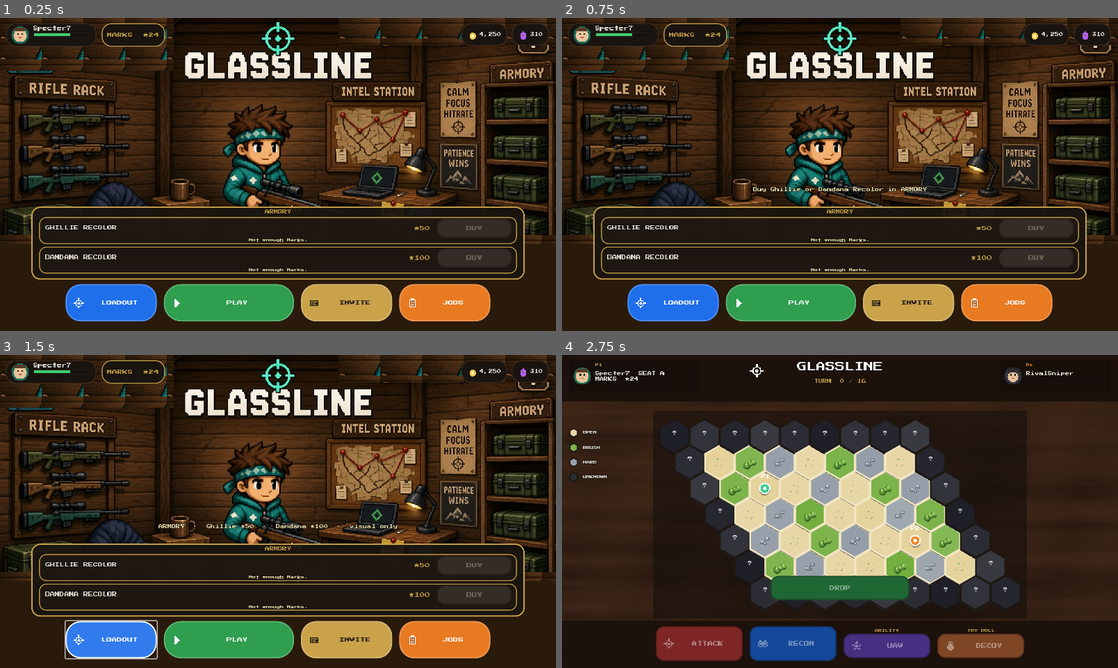
Above: before the commit, frames 1-4 (two rows, left to right).
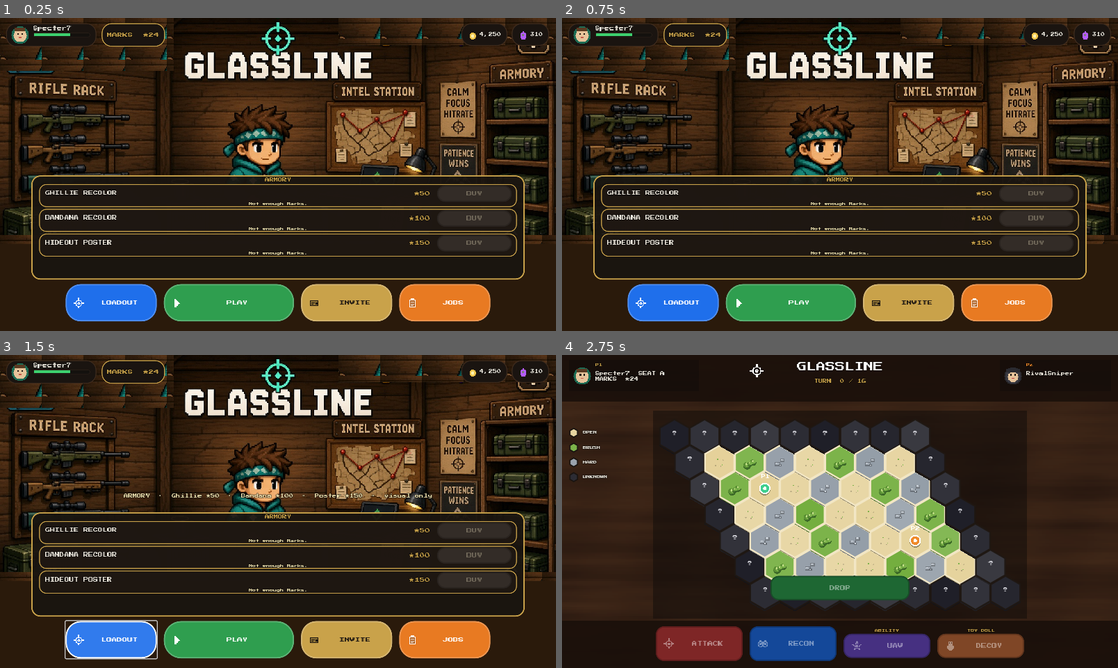
Above: after the commit, the same moments.

Repository: physikal/glassline-godot
Game: Godot game, scene res://scenes/lobby/hideout_lobby.tscn
Same seed, same stepped clock (60 frames per second), same inputs: the game is played once before the commit and once after it.
Inputs (mouse positions are in pixels of both pictures, inside the frame that each line leads up to):
- Up to frame 1 (0.25 s): no input
- Up to frame 2 (0.75 s): click (840, 177) at 0.5 s
- Up to frame 3 (1.5 s): click "LOADOUT" at 1.25 s
- Up to frame 4 (2.75 s): click "PLAY" at 2 s

The runs differ from the first frame. In frame 1, 9.1% of the frame differs, in the area x 5-95%, y 50-82%; in frame 2, 9.2%; in frame 3, 9.6%, in the area x 5-95%, y 44-82%; in frame 4, nothing differs.

Commit message:
Third Marks sink: HIDEOUT POSTER ★150 on ARMORY and hideout wall
Add decor_poster_stub to the shop catalog and render three ARMORY rows from GET /shop. Buy still uses clientBuyId + snapshot Marks bind; 402 stays in the row. Owned poster hangs chunky toy-spy wall art with zero combat delta.

Co-authored-by: physikal <physikal@users.noreply.github.com>

Diff:
--- a/autoload/client_session.gd
+++ b/autoload/client_session.gd
@@ -33,6 +33,7 @@
 var lobby_seat: String = ""
 var ghillie: bool = false
 var bandana: bool = false
+var poster: bool = false
 ## Cosmetic display cache from shop snapshot. Visual only — no combat.
 var owned_cosmetics: Array = []
 var equipped_cosmetic: String = ""
@@ -145,6 +146,8 @@
 func _sync_cosmetic_flags() -> void:
 	ghillie = is_equipped(Contract.SHOP_STUB_ITEM_ID)
 	bandana = is_equipped(Contract.SHOP_BANDANA_ITEM_ID)
+	## Wall art: owned is enough (buy auto-equips). Suit swap does not take it down.
+	poster = owns_cosmetic(Contract.SHOP_POSTER_ITEM_ID)
 
 
 func apply_snapshot(snap: Dictionary) -> void:
--- a/autoload/match_api.gd
+++ b/autoload/match_api.gd
@@ -56,7 +56,7 @@
 	if using_live():
 		var body: Dictionary = LiveMatchClient.get_shop()
 		if _shop_live_missing(body):
-			## LIVE /shop missing — keep both stub rows visible; buy still posts LIVE.
+			## LIVE /shop missing — keep catalog stub rows visible; buy still posts LIVE.
 			body = Contract.shop_catalog_stub(ClientSession.marks)
 		else:
 			body = Contract.merge_live_shop_catalog(body)
--- a/scenes/lobby/hideout_lobby.gd
+++ b/scenes/lobby/hideout_lobby.gd
@@ -23,8 +23,10 @@
 var _lobby_poll: float = 0.0
 var _lobby_waiting: bool = false
 var _shop_row: PanelContainer
+var _shop_col: VBoxContainer
 var _shop_lines: Dictionary = {}
 var _bandana_wash: ColorRect
+var _poster: TextureRect
 var _buying_id: String = ""
 
 
@@ -59,6 +61,18 @@
 		DisplayServer.window_set_mode(DisplayServer.WINDOW_MODE_WINDOWED)
 		DisplayServer.window_set_size(Vector2i(1280, 720))
 		await _capture_armory_bandana_buy()
+	elif "--capture-armory-three-row" in args:
+		DisplayServer.window_set_mode(DisplayServer.WINDOW_MODE_WINDOWED)
+		DisplayServer.window_set_size(Vector2i(1280, 720))
+		await _capture_named("res://artifacts/ux/armory_three_row.png", "S35_ARMORY_THREE_ROW")
+	elif "--capture-armory-poster-buy" in args:
+		DisplayServer.window_set_mode(DisplayServer.WINDOW_MODE_WINDOWED)
+		DisplayServer.window_set_size(Vector2i(1280, 720))
+		await _capture_armory_poster_buy()
+	elif "--capture-hideout-poster" in args:
+		DisplayServer.window_set_mode(DisplayServer.WINDOW_MODE_WINDOWED)
+		DisplayServer.window_set_size(Vector2i(1280, 720))
+		await _capture_hideout_poster()
 	elif "--capture-equip-hideout" in args:
 		DisplayServer.window_set_mode(DisplayServer.WINDOW_MODE_WINDOWED)
 		DisplayServer.window_set_size(Vector2i(1280, 720))
@@ -177,6 +191,36 @@
 	await _capture_named("res://artifacts/ux/armory_bandana_post_buy.png", "S25_ARMORY_BANDANA_BUY")
 
 
+func _capture_armory_poster_buy() -> void:
+	## Mock ledger only — seed enough Marks, bind poster buy snapshot (never marks -=).
+	if not ClientSession.use_live_api():
+		MockMatchServer.reset_wallet(200)
+	_bind_wallet()
+	_bind_shop()
+	_refresh_marks()
+	_refresh_shop()
+	await get_tree().process_frame
+	_on_shop_primary(Contract.SHOP_POSTER_ITEM_ID)
+	await get_tree().process_frame
+	await get_tree().process_frame
+	await _capture_named("res://artifacts/ux/armory_poster_post_buy.png", "S35_ARMORY_POSTER_BUY")
+
+
+func _capture_hideout_poster() -> void:
+	## S3.4: owned + auto-equip poster on the hideout wall. Marks from snapshot only.
+	if not ClientSession.use_live_api():
+		MockMatchServer.reset_wallet(200)
+	_bind_wallet()
+	_bind_shop()
+	_refresh_marks()
+	_refresh_shop()
+	await get_tree().process_frame
+	_on_shop_primary(Contract.SHOP_POSTER_ITEM_ID)
+	await get_tree().process_frame
+	await get_tree().process_frame
+	await _capture_named("res://artifacts/ux/hideout_poster_equipped.png", "S34_HIDEOUT_POSTER")
+
+
 func _capture_equip_hideout() -> void:
 	## E6: OWNED ghillie shows EQUIPPED + hideout plate. Marks from snapshot only.
 	if not ClientSession.use_live_api():
@@ -285,6 +329,21 @@
 	_bandana_wash.visible = false
 	add_child(_bandana_wash)
 
+	## Toy-spy hideout poster — on the wall beside the operative, above ARMORY.
+	_poster = TextureRect.new()
+	_poster.texture = Chrome.make_hideout_poster(72, 92)
+	_poster.texture_filter = CanvasItem.TEXTURE_FILTER_NEAREST
+	_poster.expand_mode = TextureRect.EXPAND_IGNORE_SIZE
+	_poster.stretch_mode = TextureRect.STRETCH_SCALE
+	_poster.set_anchors_preset(PRESET_CENTER)
+	_poster.offset_left = -430
+	_poster.offset_right = -250
+	_poster.offset_top = -210
+	_poster.offset_bottom = 20
+	_poster.mouse_filter = Control.MOUSE_FILTER_IGNORE
+	_poster.visible = false
+	add_child(_poster)
+
 	var dock_cover := ColorRect.new()
 	dock_cover.color = Color("7a4e2c")
 	dock_cover.set_anchors_and_offsets_preset(PRESET_BOTTOM_WIDE)
@@ -357,8 +416,8 @@
 
 	_toast = Label.new()
 	_toast.set_anchors_preset(PRESET_BOTTOM_WIDE)
-	_toast.offset_top = -330
-	_toast.offset_bottom = -294
+	_toast.offset_top = -400
+	_toast.offset_bottom = -364
 	_toast.offset_left = 80
 	_toast.offset_right = -80
 	_toast.horizontal_alignment = HORIZONTAL_ALIGNMENT_CENTER
@@ -457,34 +516,34 @@
 
 
 func _build_shop_row() -> void:
-	## Hideout ARMORY — two chrome-only rows (ghillie ★50 + bandana ★100). No IAP / combat.
+	## Hideout ARMORY — catalog rows (ghillie ★50 / bandana ★100 / poster ★150). No IAP / combat.
 	_shop_row = PanelContainer.new()
 	_shop_row.set_anchors_preset(PRESET_BOTTOM_WIDE)
 	_shop_row.offset_left = 72
 	_shop_row.offset_right = -72
-	_shop_row.offset_top = -286
+	_shop_row.offset_top = -358
 	_shop_row.offset_bottom = -118
 	var box := Chrome.flat(Color(0.10, 0.08, 0.06, 0.94), 20, Chrome.HIGH_GOLD, 3)
 	box.content_margin_left = 18
 	box.content_margin_right = 18
-	box.content_margin_top = 8
-	box.content_margin_bottom = 8
+	box.content_margin_top = 6
+	box.content_margin_bottom = 6
 	_shop_row.add_theme_stylebox_override("panel", box)
 	add_child(_shop_row)
 
-	var col := VBoxContainer.new()
-	col.add_theme_constant_override("separation", 6)
-	_shop_row.add_child(col)
+	_shop_col = VBoxContainer.new()
+	_shop_col.add_theme_constant_override("separation", 4)
+	_shop_row.add_child(_shop_col)
 
 	var kicker := Label.new()
 	kicker.text = "ARMORY"
 	kicker.horizontal_alignment = HORIZONTAL_ALIGNMENT_CENTER
 	Chrome.apply_label(kicker, 10, Chrome.HIGH_GOLD, true)
-	col.add_child(kicker)
+	_shop_col.add_child(kicker)
 
 	for item in Contract.shop_catalog_items():
 		if item is Dictionary:
-			col.add_child(_make_shop_line(item))
+			_shop_col.add_child(_make_shop_line(item))
 
 
 func _make_shop_line(item: Dictionary) -> PanelContainer:
@@ -493,12 +552,12 @@
 	var box := Chrome.flat(Color(0.12, 0.09, 0.07, 0.94), 16, Chrome.HIGH_GOLD, 2)
 	box.content_margin_left = 14
 	box.content_margin_right = 12
-	box.content_margin_top = 4
-	box.content_margin_bottom = 4
+	box.content_margin_top = 3
+	box.content_margin_bottom = 3
 	row.add_theme_stylebox_override("panel", box)
 
 	var col := VBoxContainer.new()
-	col.add_theme_constant_override("separation", 2)
+	col.add_theme_constant_override("separation", 1)
 	row.add_child(col)
 
 	var line := HBoxContainer.new()
@@ -519,7 +578,7 @@
 	Chrome.apply_label(price_lbl, 12, Chrome.HIGH_GOLD, true)
 	line.add_child(price_lbl)
 
-	var btn := Chrome.chunk_button("BUY", Chrome.LOADOUT_BLUE, Color.WHITE, Vector2(172, 44))
+	var btn := Chrome.chunk_button("BUY", Chrome.LOADOUT_BLUE, Color.WHITE, Vector2(172, 38))
 	btn.pressed.connect(func() -> void: _on_shop_primary(item_id))
 	line.add_child(btn)
 
@@ -784,6 +843,8 @@
 	_bg.texture = _plate_without_baked_chrome(src)
 	if _bandana_wash:
 		_bandana_wash.visible = ClientSession.bandana and not ClientSession.ghillie
+	if _poster:
+		_poster.visible = ClientSession.poster
 
 
 func _plate_without_baked_chrome(src: Texture2D) -> Texture2D:
@@ -825,17 +886,19 @@
 func _focus_shop() -> void:
 	if _shop_row:
 		_shop_row.visible = true
-	_toast_msg("ARMORY  ·  Ghillie ★%d  ·  Bandana ★%d  ·  visual only" % [
+	_toast_msg("ARMORY  ·  Ghillie ★%d  ·  Bandana ★%d  ·  Poster ★%d  ·  visual only" % [
 		Contract.SHOP_STUB_PRICE,
 		Contract.SHOP_BANDANA_PRICE,
+		Contract.SHOP_POSTER_PRICE,
 	])
 
 
 func _refresh_shop() -> void:
-	if _shop_lines.is_empty():
-		return
 	## LIVE and mock both go through MatchAPI.get_shop / buy_shop.
 	var bag = Shop.from_any(MatchAPI.get_shop())
+	_ensure_shop_lines(bag.items)
+	if _shop_lines.is_empty():
+		return
 	for item_id in _shop_lines.keys():
 		var widgets: Dictionary = _shop_lines[item_id]
 		var name_lbl: Label = widgets.get("name")
@@ -865,6 +928,22 @@
 		if status:
 			status.text = Shop.row_status_text(owned, can_buy, equipped)
 	_refresh_bg()
+
+
+func _ensure_shop_lines(items: Array) -> void:
+	## Render catalog rows from GET /shop (or mock stub). Do not hardcode a two-row cap.
+	var source: Array = items
+	if source.is_empty():
+		source = Contract.shop_catalog_items()
+	if _shop_col == null:
+		return
+	for entry in source:
+		if not (entry is Dictionary):
+			continue
+		var item_id := str(entry.get("id", entry.get("itemId", "")))
+		if item_id == "" or _shop_lines.has(item_id):
+			continue
+		_shop_col.add_child(_make_shop_line(entry))
 
 
 func _on_shop_primary(item_id: String) -> void:
@@ -944,10 +1023,10 @@
 	for item in Contract.shop_catalog_items():
 		if item is Dictionary:
 			var sid := str(item.get("id", ""))
-			if sid != "" and ClientSession.owns_cosmetic(sid):
+			if sid != "" and Contract.is_suit_chrome(sid) and ClientSession.owns_cosmetic(sid):
 				owned.append(sid)
 	if owned.is_empty():
-		_toast_msg("Buy Ghillie or Bandana Recolor in ARMORY")
+		_toast_msg("Buy Ghillie, Bandana, or Hideout Poster in ARMORY")
 		return
 	var cycle: Array = [""]
 	cycle.append_array(owned)
--- a/scripts/chrome.gd
+++ b/scripts/chrome.gd
@@ -20,6 +20,11 @@
 const HIGH_GOLD := Color("c9a24a")
 ## Bandana recolor wash — toy chrome tint, not a new plate / mil-sim art.
 const BANDANA_WASH := Color(0.76, 0.32, 0.20, 0.24)
+## Hideout poster frame — chunky toy-spy wall art, not an ops board.
+const POSTER_PAPER := Color("f3e6c8")
+const POSTER_INK := Color("3a2a1c")
+const POSTER_TEAL := Color("2f8f78")
+const POSTER_STAR := Color("e8b84a")
 const COIN_GOLD := Color("f0c44a")
 const GEM_PURPLE := Color("b45cff")
 const XP_GREEN := Color("3dcf6e")
@@ -224,6 +229,46 @@
 	return ImageTexture.create_from_image(img)
 
 
+static func make_hideout_poster(width: int = 72, height: int = 92) -> Texture2D:
+	## Chunky toy-spy wall poster. Gold frame + cream paper. No maps / pins / ops board.
+	var img := Image.create(width, height, false, Image.FORMAT_RGBA8)
+	img.fill(Color(0, 0, 0, 0))
+	var wood := Color("4a2e1c")
+	var gold := HIGH_GOLD
+	var paper := POSTER_PAPER
+	var ink := POSTER_INK
+	_fill_rect(img, 0, 0, width, height, wood)
+	_fill_rect(img, 2, 2, width - 4, height - 4, gold)
+	_fill_rect(img, 5, 5, width - 10, height - 10, paper)
+	## Corner tape — hideout pin-up, not a briefing board.
+	var tape := Color("e8d08a")
+	_fill_rect(img, 4, 4, 8, 4, tape)
+	_fill_rect(img, width - 12, 4, 8, 4, tape)
+	_fill_rect(img, 4, height - 8, 8, 4, tape)
+	_fill_rect(img, width - 12, height - 8, 8, 4, tape)
+	var cx := width / 2
+	## Gold star badge
+	_fill_circle(img, cx, 18, 6, POSTER_STAR)
+	_fill_circle(img, cx, 18, 3, Color("fff3b0"))
+	## Toy spy head + goggles (cozy, not mil-sim)
+	_fill_circle(img, cx, 40, 12, Color("e6c39a"))
+	_fill_rect(img, cx - 11, 28, 22, 7, POSTER_TEAL)
+	_fill_rect(img, cx - 10, 36, 8, 6, ink)
+	_fill_rect(img, cx + 2, 36, 8, 6, ink)
+	_fill_rect(img, cx - 8, 38, 4, 3, Color("8fd4c4"))
+	_fill_rect(img, cx + 4, 38, 4, 3, Color("8fd4c4"))
+	_fill_rect(img, cx - 2, 38, 4, 2, ink)
+	_fill_rect(img, cx - 4, 46, 8, 2, Color("c45a4a"))
+	## Teal hoodie hint
+	_fill_rect(img, cx - 13, 52, 26, 16, POSTER_TEAL)
+	_fill_rect(img, cx - 5, 54, 10, 8, Color("e6c39a"))
+	## Little binoculars doodle — toy spy, not a range card.
+	_stroke_circle(img, cx - 8, height - 18, 5, ink)
+	_stroke_circle(img, cx + 8, height - 18, 5, ink)
+	_fill_rect(img, cx - 4, height - 20, 8, 3, ink)
+	return ImageTexture.create_from_image(img)
+
+
 static func hex_swatch(fill: Color, px: int = 22) -> Control:
 	var dot := _HexSwatch.new()
 	dot.fill = fill
--- a/tools/headless_loop_test.gd
+++ b/tools/headless_loop_test.gd
@@ -137,6 +137,7 @@
 	_shop_case(failed)
 	_live_shop_shape_case(failed)
 	_shop_sink2_case(failed)
+	_shop_sink3_case(failed)
 	_equip_chrome_case(failed)
 	_player_persist_case(failed)
 	_first_hunt_coach_case(failed)
@@ -990,6 +991,8 @@
 	_expect(failed, listed.price() == 50, "S1 catalog price is 50 not 40")
 	_expect(failed, listed.has_item(Contract.SHOP_BANDANA_ITEM_ID), "S1 catalog includes bandana")
 	_expect(failed, listed.price_of(Contract.SHOP_BANDANA_ITEM_ID) == Contract.SHOP_BANDANA_PRICE, "S1 bandana ★100")
+	_expect(failed, listed.has_item(Contract.SHOP_POSTER_ITEM_ID), "S1 catalog includes poster")
+	_expect(failed, listed.price_of(Contract.SHOP_POSTER_ITEM_ID) == Contract.SHOP_POSTER_PRICE, "S1 poster ★150")
 	_expect(failed, listed.balance() == Contract.MOCK_WALLET_STUB, "S1 you.marks stub 24")
 	_expect(failed, not listed.owns_stub(), "S1 not owned yet")
 	_expect(failed, not listed.can_afford(), "S3 ★24 cannot afford ★50")
@@ -1123,7 +1126,8 @@
 		],
 	}))
 	_expect(failed, live_two.name_of(Contract.SHOP_BANDANA_ITEM_ID) == "Bandana Skin (stub)", "prefer LIVE bandana name")
-	_expect(failed, live_two.items.size() == 2, "prefer LIVE catalog size when +1 SKU")
+	_expect(failed, live_two.has_item(Contract.SHOP_POSTER_ITEM_ID), "LIVE two-SKU merge appends poster")
+	_expect(failed, live_two.items.size() == 3, "LIVE two-SKU merge is three ARMORY rows")
 
 	var session = SessionScript.new()
 	session.apply_shop(catalog)
@@ -1194,6 +1198,117 @@
 	_expect(failed, session.owns_cosmetic(Contract.SHOP_BANDANA_ITEM_ID), "S2.1 LIVE owned from item.id")
 	_expect(failed, session.owns_cosmetic(Contract.SHOP_STUB_ITEM_ID), "S2.1 LIVE buy does not wipe ghillie")
 	_expect(failed, session.bandana, "S2.4 LIVE last buy auto-equips bandana")
+	session.free()
+
+
+func _shop_sink3_case(failed: PackedStringArray) -> void:
+	## S3.1–S3.5: HIDEOUT POSTER ★150, same spine as ghillie / bandana. No combat delta.
+	server.clear_all()
+	server.reset_wallet(Contract.MOCK_WALLET_STUB)
+	var catalog: Dictionary = server.get_shop()
+	var listed = Shop.from_any(catalog)
+	_expect(failed, listed.has_item(Contract.SHOP_STUB_ITEM_ID), "S3.1 catalog still has ghillie")
+	_expect(failed, listed.has_item(Contract.SHOP_BANDANA_ITEM_ID), "S3.1 catalog still has bandana")
+	_expect(failed, listed.has_item(Contract.SHOP_POSTER_ITEM_ID), "S3.1 catalog has poster")
+	_expect(failed, listed.price_of(Contract.SHOP_POSTER_ITEM_ID) == 150, "S3.1 GD price 150")
+	_expect(failed, listed.name_of(Contract.SHOP_POSTER_ITEM_ID) == Contract.SHOP_POSTER_ITEM_NAME, "S3.1 name HIDEOUT POSTER")
+	_expect(failed, listed.items.size() == 3, "S3.6 three catalog rows")
+	_expect(failed, listed.balance() < 150, "S3.3 ★24 cannot afford ★150")
+	_expect(failed, not Shop.row_buy_enabled(false, listed.balance() >= 150), "S3.3 BUY disabled when Marks < 150")
+	_expect(failed, Contract.RECON_BASE == 0.35 and Contract.MARKS_PVP_WIN == 25, "S3.5 combat table unchanged")
+
+	var lagged = Shop.from_any(Contract.merge_live_shop_catalog({
+		"items": [
+			{"id": "skin_hideout_stub", "name": "Hideout Skin (stub)", "price": 50, "kind": "skin"},
+			{"id": "skin_bandana_stub", "name": "BANDANA RECOLOR", "price": 100, "kind": "skin"},
+		],
+	}))
+	_expect(failed, lagged.has_item(Contract.SHOP_POSTER_ITEM_ID), "LIVE lag merge appends poster")
+	_expect(failed, lagged.price_of(Contract.SHOP_BANDANA_ITEM_ID) == 100, "LIVE lag keeps Coder bandana price")
+	var live_three = Shop.from_any(Contract.merge_live_shop_catalog({
+		"items": [
+			{"id": "skin_hideout_stub", "name": "Hideout Skin (stub)", "price": 50, "kind": "skin"},
+			{"id": "skin_bandana_stub", "name": "Bandana Skin (stub)", "price": 100, "kind": "skin"},
+			{"id": "decor_poster_stub", "name": "Hideout Poster (stub)", "price": 150, "kind": "decor"},
+		],
+	}))
+	_expect(failed, live_three.name_of(Contract.SHOP_POSTER_ITEM_ID) == "Hideout Poster (stub)", "prefer LIVE poster name")
+	_expect(failed, live_three.items.size() == 3, "prefer LIVE catalog size when +1 poster SKU")
+
+	var session = SessionScript.new()
+	session.apply_shop(catalog)
+	_expect(failed, session.marks == 24, "S3.3 session binds you.marks")
+	var before: int = session.marks
+	var poor: Dictionary = server.buy_shop(Contract.SHOP_POSTER_ITEM_ID, Contract.new_client_buy_id())
+	var poor_shop = Shop.from_any(poor)
+	_expect(failed, not bool(poor.get("ok", true)), "S3.3 buy rejected")
+	_expect(failed, poor_shop.is_insufficient(), "S3.3 insufficient_marks")
+	_expect(failed, server.account_marks == before, "S3.3 mock ledger unchanged")
+	session.bind_marks(999)
+	session.apply_shop(poor)
+	_expect(failed, session.marks == before, "S3.3 apply_shop replaces 999 with snapshot 24")
+	_expect(failed, session.marks == server.account_marks, "S3.3 never marks -= on client")
+	_expect(failed, not session.poster, "S3.3 402 does not hang poster")
+
+	var buy_id := "00000000-0000-4000-8000-0000000000cc"
+	server.reset_wallet(200)
+	session.apply_shop(server.get_shop())
+	_expect(failed, session.marks == 200, "S3.2 seeded wallet from snapshot")
+	var bought: Dictionary = server.buy_shop(Contract.SHOP_POSTER_ITEM_ID, buy_id)
+	_expect(failed, bool(bought.get("ok", false)), "S3.2 buy ok")
+	session.bind_marks(200)
+	session.apply_shop(bought)
+	_expect(failed, session.marks == 50, "S3.2 you.marks 200-150 from snapshot")
+	_expect(failed, server.account_marks == 50, "S3.2 mock ledger debited once")
+	_expect(failed, session.owns_cosmetic(Contract.SHOP_POSTER_ITEM_ID), "S3.2 owned poster")
+	_expect(failed, session.is_equipped(Contract.SHOP_POSTER_ITEM_ID), "S3.2 auto-equipped")
+	_expect(failed, session.poster, "S3.4 poster wall flag from owned")
+	_expect(failed, not session.ghillie and not session.bandana, "S3.4 suit chrome off when poster last-buy")
+	var replay: Dictionary = server.buy_shop(Contract.SHOP_POSTER_ITEM_ID, buy_id)
+	_expect(failed, bool(replay.get("ok", false)), "S3.2 clientBuyId idempotent ok")
+	_expect(failed, server.account_marks == 50, "S3.2 replay does not debit again")
+	session.apply_shop(replay)
+	_expect(failed, session.marks == 50, "S3.2 replay snapshot still 50")
+	var second: Dictionary = server.buy_shop(Contract.SHOP_POSTER_ITEM_ID, Contract.new_client_buy_id())
+	_expect(failed, str(second.get("error", "")) == Contract.SHOP_ERR_ALREADY_OWNED, "S3.2 second id already_owned")
+	_expect(failed, server.account_marks == 50, "S3.2 already_owned no debit")
+
+	var ghillie: Dictionary = server.buy_shop(Contract.SHOP_STUB_ITEM_ID, Contract.new_client_buy_id())
+	_expect(failed, bool(ghillie.get("ok", false)), "S3.2 still can buy ghillie after poster")
+	session.apply_shop(ghillie)
+	_expect(failed, session.marks == 0, "S3.2 50-50 ghillie from snapshot")
+	_expect(failed, session.owns_cosmetic(Contract.SHOP_STUB_ITEM_ID), "S3.2 owns suit + poster")
+	_expect(failed, session.owns_cosmetic(Contract.SHOP_POSTER_ITEM_ID), "S3.4 poster still owned")
+	_expect(failed, session.poster, "S3.4 wall art stays when ghillie equipped")
+	_expect(failed, session.ghillie, "S3.4 last buy auto-equips ghillie")
+
+	var unequip: Dictionary = server.equip_cosmetic("")
+	session.apply_shop(unequip)
+	_expect(failed, session.owns_cosmetic(Contract.SHOP_POSTER_ITEM_ID), "S3.4 still owned after unequip")
+	_expect(failed, session.poster, "S3.4 owned poster stays on the wall")
+	_expect(failed, session.marks == 0, "S3.4 equip does not touch marks")
+	var equip: Dictionary = server.equip_cosmetic(Contract.SHOP_POSTER_ITEM_ID)
+	session.apply_shop(equip)
+	_expect(failed, session.is_equipped(Contract.SHOP_POSTER_ITEM_ID), "S3.4 re-equip poster chrome")
+	_expect(failed, session.poster, "S3.4 wall flag while equipped")
+	_expect(failed, session.marks == 0, "S3.4 re-equip marks unchanged")
+	_expect(failed, not session.ghillie, "S3.4 poster equip is not a suit")
+
+	## LIVE 200 infers item.id — merge owned, never wipe the other SKU.
+	session.bind_marks(180)
+	session.apply_shop({
+		"ok": true,
+		"you": {"marks": 30},
+		"purchaseId": "pur_poster",
+		"item": {"id": "decor_poster_stub", "name": "HIDEOUT POSTER", "price": 150, "kind": "decor"},
+		"status": 200,
+	})
+	_expect(failed, session.marks == 30, "S3.2 LIVE buy binds you.marks 180→30")
+	_expect(failed, session.owns_cosmetic(Contract.SHOP_POSTER_ITEM_ID), "S3.2 LIVE owned from item.id")
+	_expect(failed, session.owns_cosmetic(Contract.SHOP_STUB_ITEM_ID), "S3.2 LIVE buy does not wipe ghillie")
+	_expect(failed, session.poster, "S3.4 LIVE owned hangs poster")
+	_expect(failed, Contract.is_suit_chrome(Contract.SHOP_STUB_ITEM_ID), "S3.5 ghillie stays suit chrome")
+	_expect(failed, not Contract.is_suit_chrome(Contract.SHOP_POSTER_ITEM_ID), "S3.5 poster is not suit chrome")
 	session.free()
 
 
--- a/tools/live_shop_test.gd
+++ b/tools/live_shop_test.gd
@@ -104,6 +104,10 @@
 		print("LIVE_SHOP_SINK2_CATALOG_OK")
 	else:
 		print("LIVE_SHOP_SINK2_PENDING catalog missing ", Contract.SHOP_BANDANA_ITEM_ID)
+	if catalog_ids.has(Contract.SHOP_POSTER_ITEM_ID):
+		print("LIVE_SHOP_SINK3_CATALOG_OK")
+	else:
+		print("LIVE_SHOP_SINK3_PENDING catalog missing ", Contract.SHOP_POSTER_ITEM_ID)
 
 	var me: Dictionary = LiveMatchClient.get_shop_me()
 	print("LIVE_SHOP_ME ", JSON.stringify(me))
--- a/types/contract.gd
+++ b/types/contract.gd
@@ -66,8 +66,8 @@
 ## Mock hideout stub until Coder's ledger / GET wallet exists.
 const MOCK_WALLET_STUB := 24
 
-## Marks sinks — hideout cosmetics. LIVE catalog lock (Coder 2026-09-19).
-## GET /shop item.id + POST /shop/buy itemId. Sink 1 ★50 · sink 2 ★100.
+## Marks sinks — hideout cosmetics. LIVE catalog lock (Coder 2026-09-19 / 2026-09-20).
+## GET /shop item.id + POST /shop/buy itemId. Sink 1 ★50 · sink 2 ★100 · sink 3 ★150.
 const SHOP_STUB_ITEM_ID := "skin_hideout_stub"
 const SHOP_STUB_ITEM_NAME := "GHILLIE RECOLOR"
 const SHOP_STUB_KIND := "skin"
@@ -76,6 +76,10 @@
 const SHOP_BANDANA_ITEM_NAME := "BANDANA RECOLOR"
 const SHOP_BANDANA_KIND := "skin"
 const SHOP_BANDANA_PRICE := 100
+const SHOP_POSTER_ITEM_ID := "decor_poster_stub"
+const SHOP_POSTER_ITEM_NAME := "HIDEOUT POSTER"
+const SHOP_POSTER_KIND := "decor"
+const SHOP_POSTER_PRICE := 150
 const SHOP_ERR_INSUFFICIENT := "insufficient_marks"
 const SHOP_ERR_INVALID_BODY := "invalid_buy_body"
 const SHOP_ERR_ALREADY_OWNED := "already_owned"
@@ -255,6 +259,10 @@
 	return _shop_item(SHOP_BANDANA_ITEM_ID, SHOP_BANDANA_ITEM_NAME, SHOP_BANDANA_KIND, SHOP_BANDANA_PRICE)
 
 
+static func shop_poster_item() -> Dictionary:
+	return _shop_item(SHOP_POSTER_ITEM_ID, SHOP_POSTER_ITEM_NAME, SHOP_POSTER_KIND, SHOP_POSTER_PRICE)
+
+
 static func _shop_item(item_id: String, item_name: String, kind: String, price: int) -> Dictionary:
 	return {
 		"id": item_id,
@@ -269,8 +277,8 @@
 
 
 static func shop_catalog_items() -> Array:
-	## Mock + LIVE-lag fallback. Prefer LIVE items when Coder lists bandana.
-	return [shop_stub_item(), shop_bandana_item()]
+	## Mock + LIVE-lag fallback. Prefer LIVE items when Coder lists poster.
+	return [shop_stub_item(), shop_bandana_item(), shop_poster_item()]
 
 
 static func shop_item_by_id(item_id: String) -> Dictionary:
@@ -293,7 +301,15 @@
 		return SHOP_STUB_ITEM_ID
 	if item_id == "bandana_recolor":
 		return SHOP_BANDANA_ITEM_ID
+	if item_id in ["hideout_poster", "poster_stub"]:
+		return SHOP_POSTER_ITEM_ID
 	return item_id
+
+
+static func is_suit_chrome(item_id: String) -> bool:
+	## Ghillie / bandana swap the operative plate. Poster is wall decor, not a suit.
+	var resolved := _canonical_shop_id(item_id)
+	return resolved == SHOP_STUB_ITEM_ID or resolved == SHOP_BANDANA_ITEM_ID
 
 
 static func shop_catalog_stub(marks: int = 0, owned: Array = [], equipped: String = "") -> Dictionary:
@@ -315,8 +331,8 @@
 
 
 static func merge_live_shop_catalog(live: Dictionary) -> Dictionary:
-	## Prefer LIVE when it already lists bandana (+1 SKU). Else keep LIVE rows
-	## and append the missing mock SKU so ARMORY still shows two rows.
+	## Prefer LIVE names/prices when Coder lists a SKU. Append any missing
+	## mock row so ARMORY still shows three chrome sinks (ghillie / bandana / poster).
 	var out: Dictionary = live.duplicate(true)
 	var items: Variant = out.get("items", [])
 	if not (items is Array):
@@ -330,7 +346,7 @@
 		var iid := str(entry.get("id", entry.get("itemId", "")))
 		if iid != "" and not ids.has(iid):
 			ids.append(iid)
-	if ids.has(SHOP_BANDANA_ITEM_ID) and merged.size() >= 2:
+	if ids.has(SHOP_POSTER_ITEM_ID) and ids.has(SHOP_BANDANA_ITEM_ID) and merged.size() >= 3:
 		return out
 	for stub in shop_catalog_items():
 		var sid := str(stub.get("id", ""))
--- a/types/shop.gd
+++ b/types/shop.gd
@@ -279,8 +279,11 @@
 func name_of(item_id: String) -> String:
 	var item := item_for(item_id)
 	var fallback := Contract.SHOP_STUB_ITEM_NAME
-	if Contract._canonical_shop_id(item_id) == Contract.SHOP_BANDANA_ITEM_ID:
+	var want := Contract._canonical_shop_id(item_id)
+	if want == Contract.SHOP_BANDANA_ITEM_ID:
 		fallback = Contract.SHOP_BANDANA_ITEM_NAME
+	elif want == Contract.SHOP_POSTER_ITEM_ID:
+		fallback = Contract.SHOP_POSTER_ITEM_NAME
 	return str(item.get("name", fallback))
 
 
Not shown, changed: README.md
Not shown, added: artifacts/MARKS_SINK3_NOTES.md
Not shown, added: tools/live_shop_sink3_smoke.py
